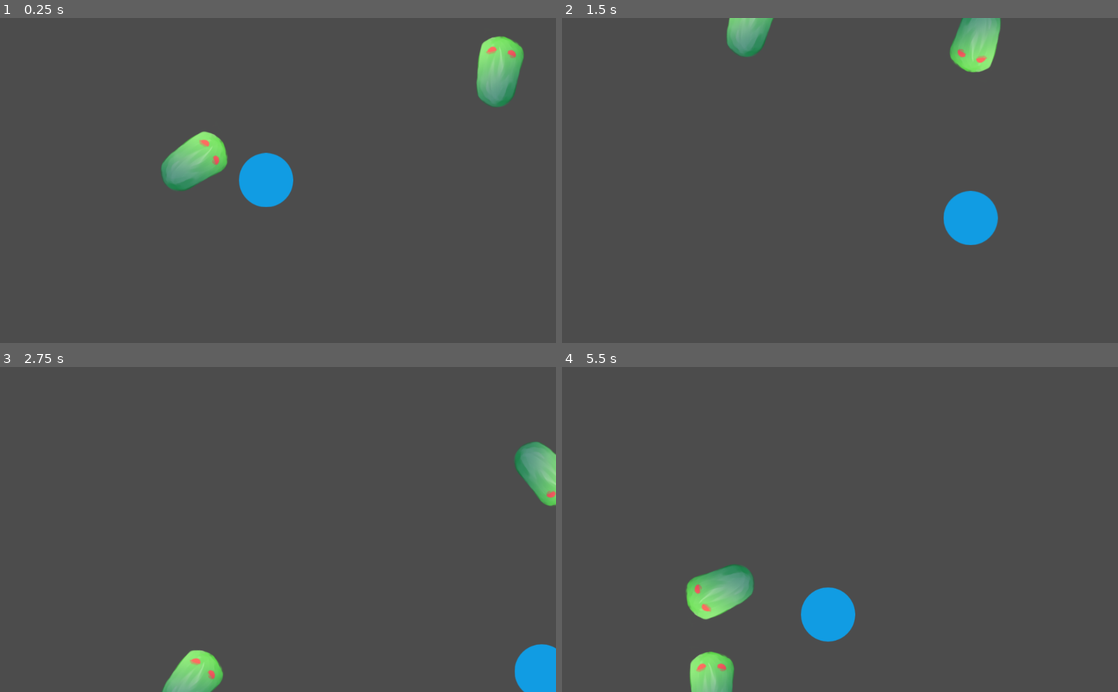
Above: before the commit, frames 1-4 (two rows, left to right).
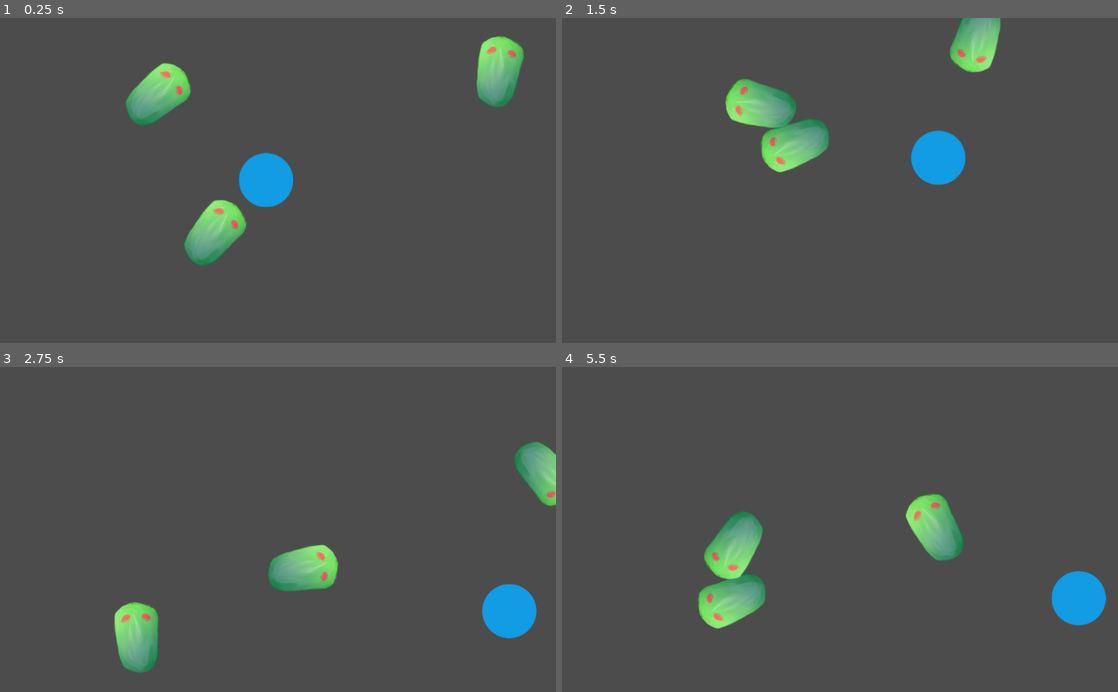
Above: after the commit, the same moments.

Repository: nourthe/nombres
Game: Godot game, scene res://objects/supervivencia.tscn
The game is run twice, just before and just after one commit, with the same random seed, the same clock (stepped at 60 frames per second) and the same inputs. The project has no main scene, so this scene is started directly.
Inputs:
- Up to frame 1 (0.25 s): no input
- Up to frame 2 (1.5 s): tap Enter at 0.5 s; hold Right (pj_right) 0.53-1.28 s; hold Down (pj_down) from 1.28 s (still down)
- Up to frame 3 (2.75 s): release Down (pj_down) at 2.03 s; hold Right (pj_right) from 2.03 s (still down)
- Up to frame 4 (5.5 s): release Right (pj_right) at 2.78 s; hold Up (pj_up) 2.78-3.53 s; hold Left (pj_left) 3.53-5.03 s; hold Down (pj_down) from 5.03 s (still down)

The runs differ from the first frame. In frame 1, 4.4% of the frame differs, in the area x 22-45%, y 13-77%; in frame 2, 6.3%; in frame 3, 6.2%; in frame 4, 7.9%, in the area x 22-98%, y 38-100%.

Commit message:
Actualizar .gitignore

Diff:
--- a/objects/supervivencia.tscn
+++ b/objects/supervivencia.tscn
@@ -30,7 +30,12 @@
 
 position = Vector2( 913.721, 157.931 )
 
-[node name="KinematicBody2D" parent="." index="2" instance=ExtResource( 4 )]
+[node name="KinematicBody2D16" parent="." index="2" instance=ExtResource( 4 )]
 
-position = Vector2( 311.526, 304.724 )
+position = Vector2( 355.526, 441.724 )
 rotation = 0.790691
+
+[node name="KinematicBody2D17" parent="." index="3" instance=ExtResource( 4 )]
+
+position = Vector2( 246.526, 182.724 )
+rotation = 0.790691
Not shown, changed: .gitignore
